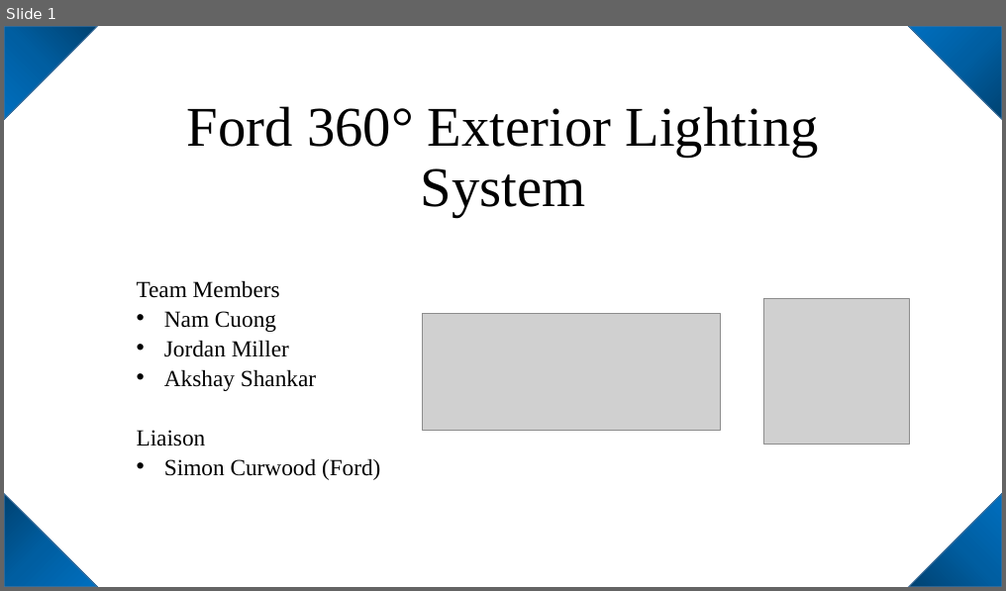
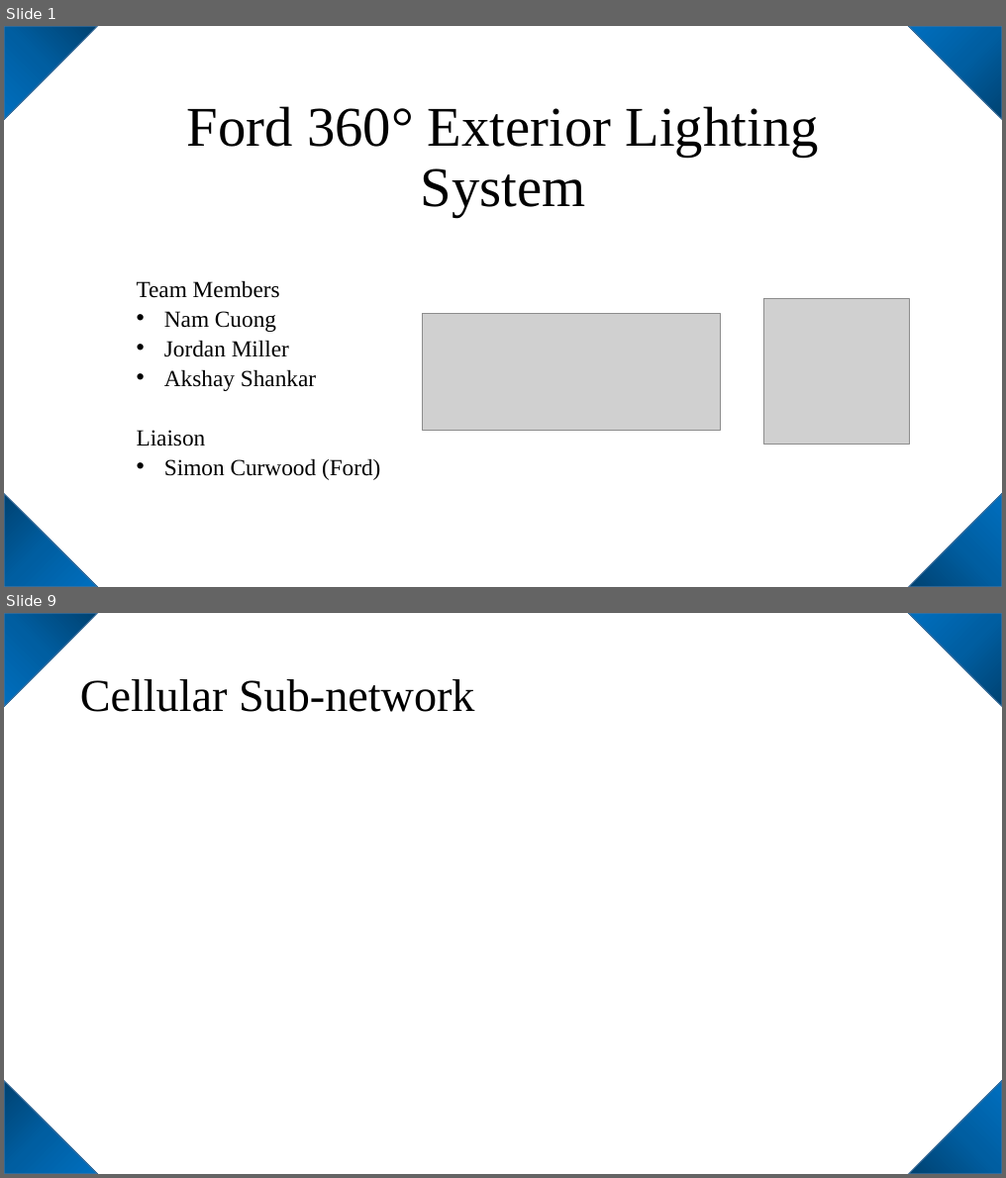
Before and after one commit to jordanm1/AVR-Ford-Lighting-Project, a slide deck: Ford 360° Exterior Lighting System.pptx. Shown one above the other, each under a label of ours: slide 1 before the commit, slides 1 and 9 after it; the slides between them are not shown. The pictures are 1006x591 and 1006x1178 pixels, drawn with LibreOffice and Linux fonts; fonts in the diff are those of the drawing; grey boxes stand for pictures. Boxes give left, top, right and bottom in pixels: in the first picture for what was removed or moved away, otherwise in the second. Text is boxed around its words. In the diff, an @@ line names an element or a change of style, - is before the commit and + after.

```diff
--- a/Ford 360° Exterior Lighting System.pptx
+++ b/Ford 360° Exterior Lighting System.pptx
@@ slide 9 added at bbox=[4, 613, 1002, 1174], background #FFFFFF @@
@@ triangle added at bbox=[4, 613, 98, 707], fill gradient #004272 to #005EA2 to #0070C0, outline #43739E 1 pt @@
@@ triangle added at bbox=[908, 613, 1002, 707], fill gradient #004272 to #005EA2 to #0070C0, outline #43739E 1 pt @@
@@ title added at bbox=[80, 679, 475, 712], 44 pt, text #000000 @@
+Cellular Sub-network
@@ triangle added at bbox=[4, 1081, 98, 1174], fill gradient #004272 to #005EA2 to #0070C0, outline #43739E 1 pt @@
@@ triangle added at bbox=[908, 1081, 1002, 1174], fill gradient #004272 to #005EA2 to #0070C0, outline #43739E 1 pt @@
```
Also in this commit, not shown: 2 slides changed, 7 other slides added, 1 slide removed.
